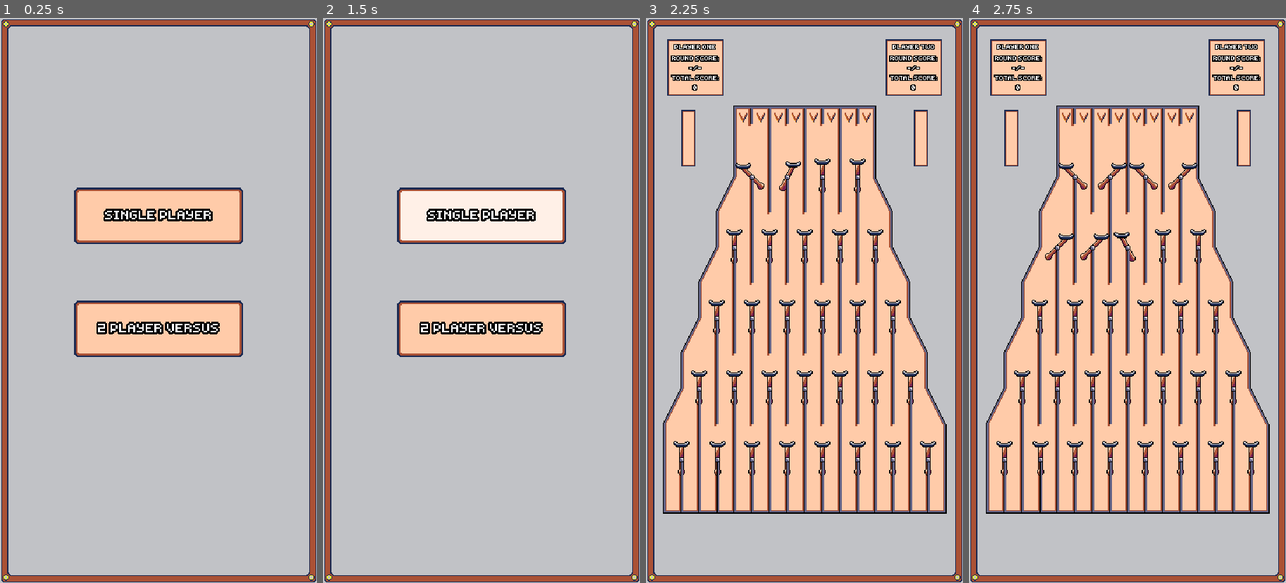
Above: before the commit, frames 1-4 (left to right).
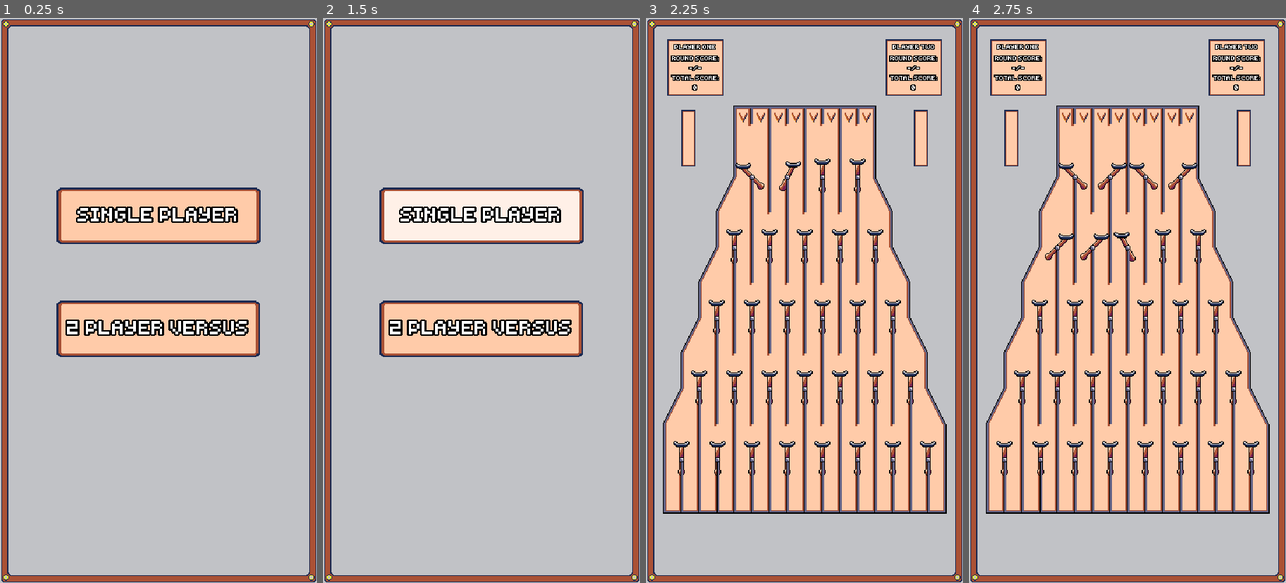
Above: after the commit, the same moments.

Repository: nico-bebop/Coin-Drop
Game: Godot game, scene res://menu/main_menu.tscn
The game is run twice, just before and just after one commit, with the same random seed, the same clock (stepped at 60 frames per second) and the same inputs.
Inputs:
- Up to frame 1 (0.25 s): no input
- Up to frame 2 (1.5 s): click "SINGLE PLAYER" at 0.5 s; click "SINGLE PLAYER" at 1.25 s
- Up to frame 3 (2.25 s): click "2 PLAYER VERSUS" at 2 s
- Up to frame 4 (2.75 s): no input

The runs differ from the first frame. In frame 1, 4.6% of the frame differs, in the area x 17-83%, y 30-60%; in frame 2, 4.3%; in frame 3, nothing differs; in frame 4, nothing differs.

Commit message:
Changed menu font size

Diff:
--- a/assets/fonts/default14px.tres
+++ b/assets/fonts/default21px.tres
@@ -4,7 +4,7 @@
 
 [resource]
 resource_local_to_scene = true
-size = 14
+size = 21
 outline_size = 2
 outline_color = Color( 0, 0, 0, 1 )
 font_data = ExtResource( 1 )
--- a/menu/main_menu.tscn
+++ b/menu/main_menu.tscn
@@ -3,7 +3,7 @@
 [ext_resource path="res://menu/main_menu.gd" type="Script" id=1]
 [ext_resource path="res://assets/sprites/ui/background.png" type="Texture" id=2]
 [ext_resource path="res://assets/sprites/ui/button.png" type="Texture" id=3]
-[ext_resource path="res://assets/fonts/default14px.tres" type="DynamicFont" id=4]
+[ext_resource path="res://assets/fonts/default21px.tres" type="DynamicFont" id=4]
 [ext_resource path="res://assets/sprites/ui/button_pressed.png" type="Texture" id=5]
 [ext_resource path="res://assets/sprites/ui/button_hover.png" type="Texture" id=6]
 [ext_resource path="res://assets/fonts/font_material.tres" type="Material" id=7]
@@ -16,17 +16,18 @@
 texture = ExtResource( 2 )
 
 [node name="SinglePlayer" type="TextureButton" parent="."]
-margin_left = 84.0
+margin_left = 64.0
 margin_top = 192.0
-margin_right = 276.0
+margin_right = 296.0
 margin_bottom = 256.0
 texture_normal = ExtResource( 3 )
 texture_pressed = ExtResource( 5 )
 texture_hover = ExtResource( 6 )
+expand = true
 
 [node name="Label" type="Label" parent="SinglePlayer"]
 material = ExtResource( 7 )
-margin_right = 192.0
+margin_right = 232.0
 margin_bottom = 64.0
 custom_fonts/font = ExtResource( 4 )
 text = "SINGLE PLAYER"
@@ -34,17 +35,18 @@
 valign = 1
 
 [node name="Versus" type="TextureButton" parent="."]
-margin_left = 84.0
+margin_left = 64.0
 margin_top = 320.0
-margin_right = 276.0
+margin_right = 295.0
 margin_bottom = 384.0
 texture_normal = ExtResource( 3 )
 texture_pressed = ExtResource( 5 )
 texture_hover = ExtResource( 6 )
+expand = true
 
 [node name="Label" type="Label" parent="Versus"]
 material = ExtResource( 7 )
-margin_right = 192.0
+margin_right = 232.0
 margin_bottom = 64.0
 custom_fonts/font = ExtResource( 4 )
 text = "2 PLAYER VERSUS"
